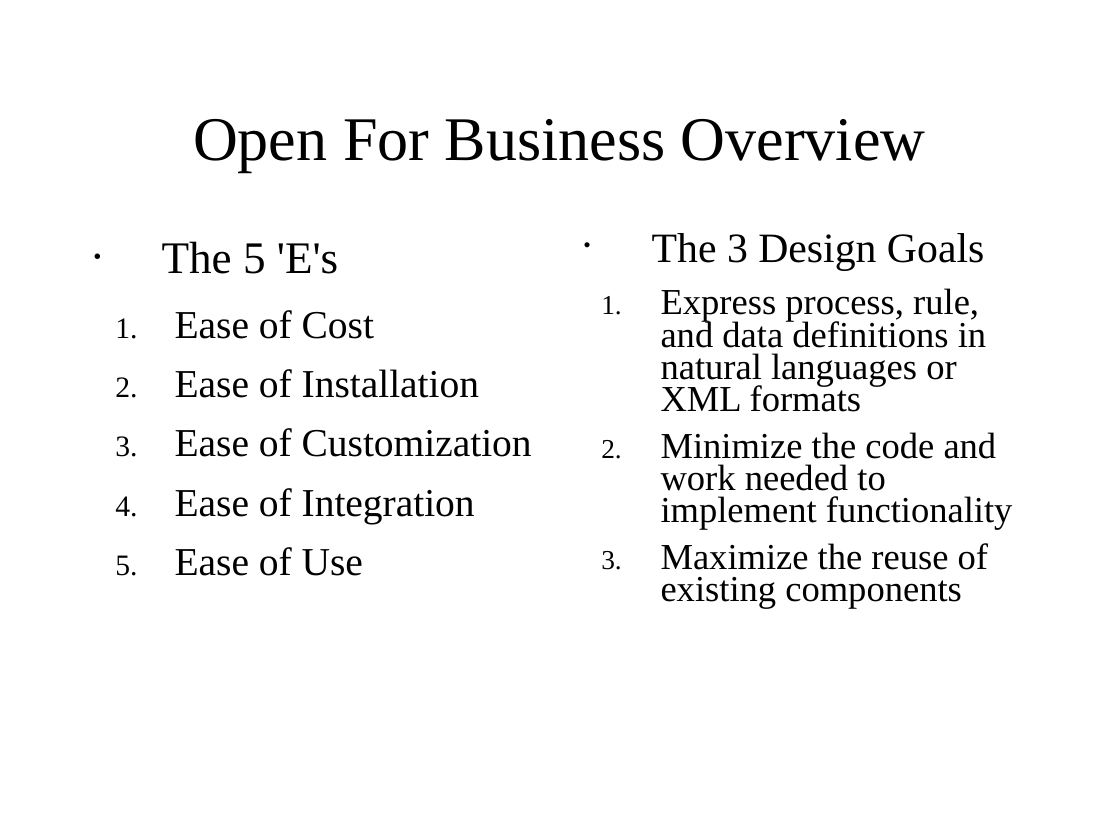
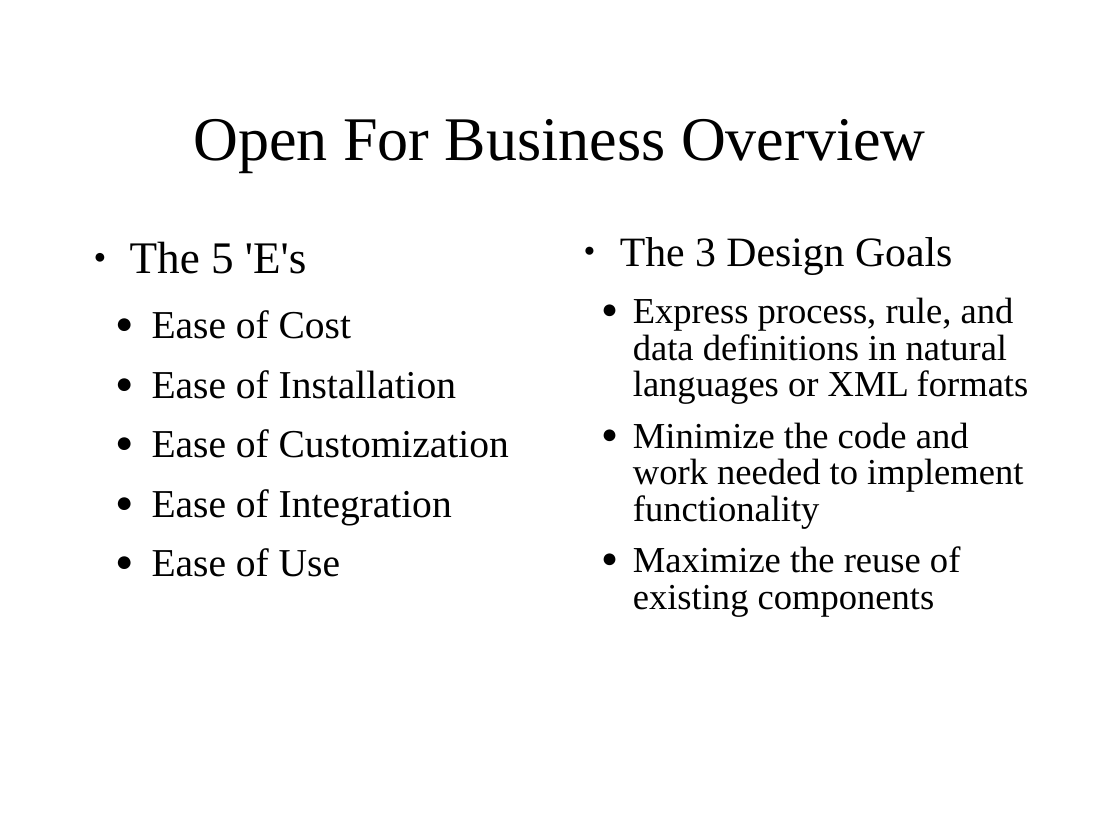
Before and after one commit to delan/OFBiz, a slide deck: slide 1 of website/ofbiz-overview.ppt. Drawn at 1120x840 pixels with LibreOffice and Linux fonts; fonts in the diff are those of the drawing. Boxes give left, top, right and bottom in pixels: in the first picture for what was removed or moved away, otherwise in the second. Text is boxed around its words. In the diff, an @@ line names an element or a change of style, - is before the commit and + after.

```diff
--- a/website/ofbiz-overview.ppt
+++ b/website/ofbiz-overview.ppt
@@ text "The 5 'E's" at <box>130,241,509,577</box>: bullet • to ●; bullet 1. to ● @@
@@ text "The 3 Design Goals" at <box>620,237,1029,616</box>: bullet • to ●; line spacing 0.73 to 0.83; bullet 1. to ● @@
```
Also in this commit, not shown: 2 other slides changed, 8 slides added, 3 slides removed, 1 other file.
